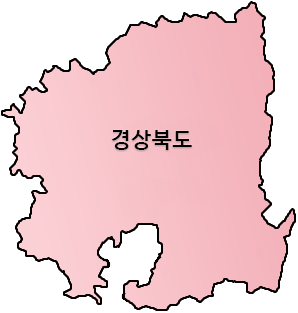
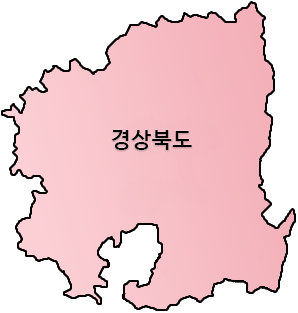
Two versions of the same layered image (298×313). Layer-by-layer changes:
painted on "레이어 1" over 227, 279, 268, 290
